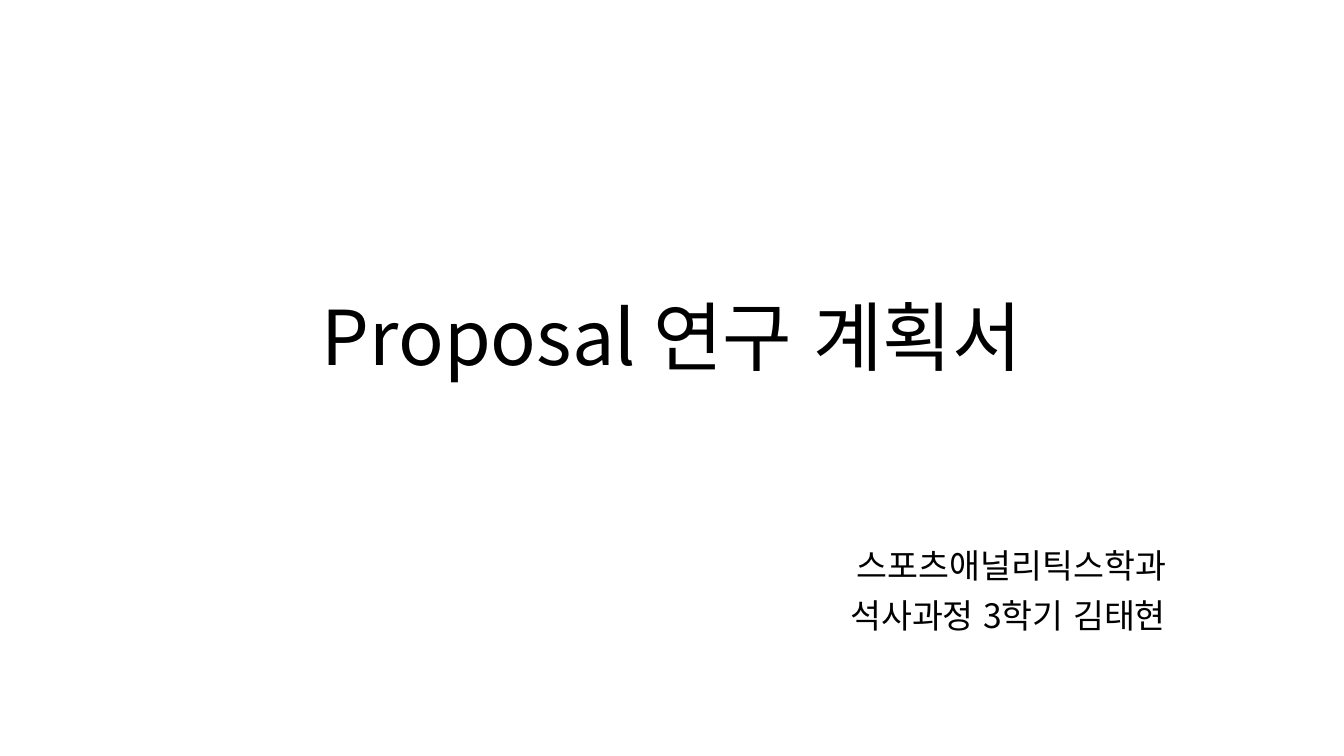
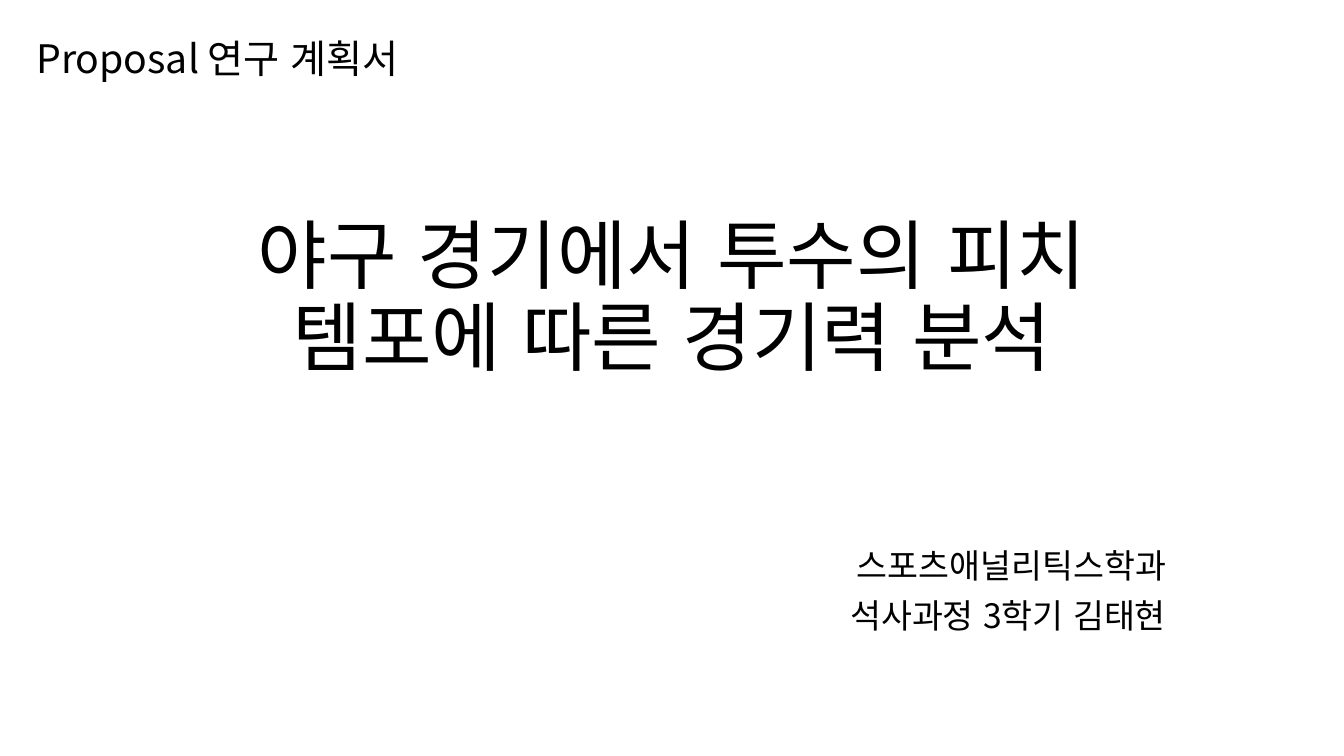
Before and after one commit to Tae-Hyeon-Kim/Statcast, a slide deck: slide 1 of 0304 연구 계획서 발표.pptx. Drawn at 1344x756 pixels with LibreOffice and Linux fonts; fonts in the diff are those of the drawing. Boxes give left, top, right and bottom in pixels: in the first picture for what was removed or moved away, otherwise in the second. Text is boxed around its words. In the diff, an @@ line names an element or a change of style, - is before the commit and + after.

```diff
--- a/0304 연구 계획서 발표.pptx
+++ b/0304 연구 계획서 발표.pptx
@@ text added at [36, 40, 399, 82], 28 pt, text #000000 @@
+Proposal 연구 계획서
@@ title at [258, 220, 1086, 371]: text changed @@
-Proposal 연구 계획서
+야구 경기에서 투수의 피치 템포에 따른 경기력 분석
```
Also in this commit, not shown: 3 other slides changed, 1 slide added.
